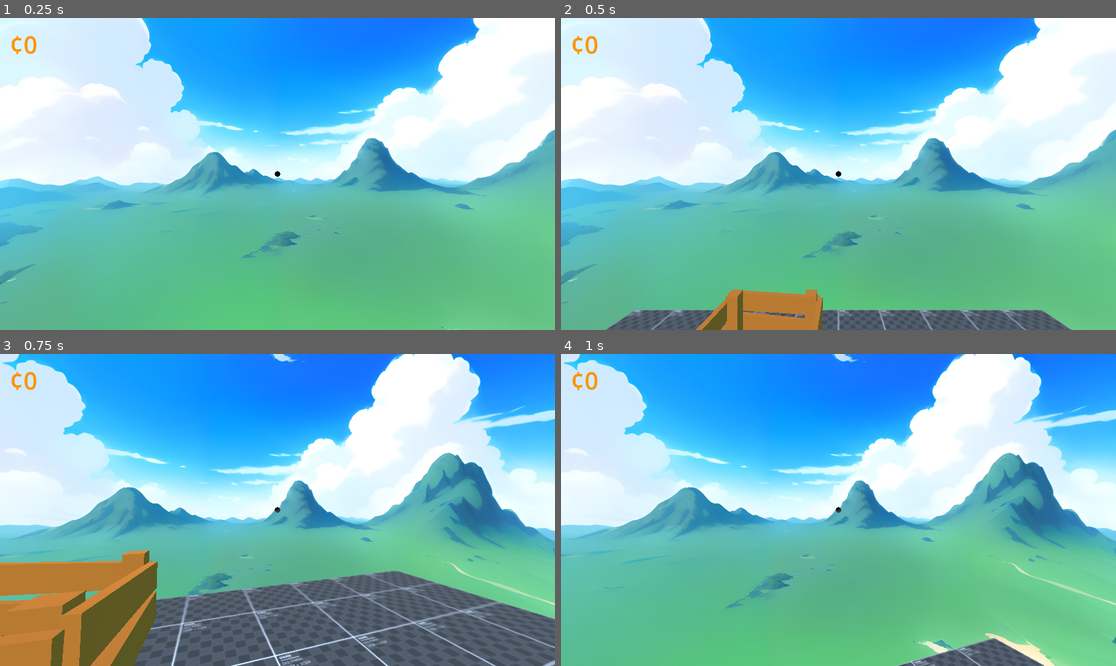
Above: before the commit, frames 1-4 (two rows, left to right).
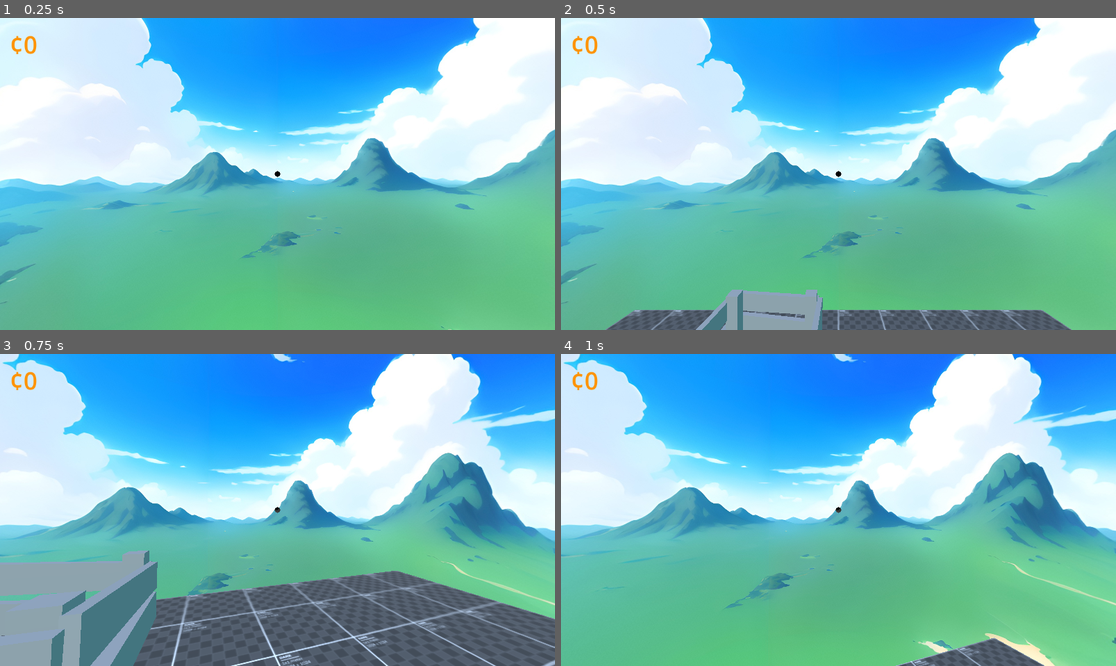
Above: after the commit, the same moments.

Repository: dairycultist/New-Hand-in-Mootown
Game: Godot game, scene res://world.tscn
Two runs of this game, one before a commit and one after it. Both use one fixed random seed, a clock stepped at 60 frames per second and the inputs below.
Inputs (mouse positions are in pixels of both pictures, inside the frame that each line leads up to):
- Up to frame 1 (0.25 s): no input
- Up to frame 2 (0.5 s): no input
- Up to frame 3 (0.75 s): tap Enter (ui_accept) at 0.5 s; move the mouse to (305, 510) at 0.52 s; hold W (walk_up) from 0.53 s (still down); hold E (interact) from 0.53 s (still down)
- Up to frame 4 (1 s): keep holding W (walk_up); keep holding E (interact); tap Enter (ui_accept) at 0.77 s

Frame 1 is identical in both runs. In frame 2, 2.3% of the frame differs, in the area x 24-48%, y 87-100%; in frame 3, 9.1%, in the area x 0-29%, y 63-100%; in frame 4, nothing differs.

Commit message:
Improve sound system, refactor

Diff:
--- /dev/null
+++ b/global/global_sound.gd
@@ -0,0 +1,13 @@
+extends Node
+
+var source: AudioStreamPlayer3D
+
+func _ready() -> void:
+
+	source = AudioStreamPlayer3D.new()
+	get_node("/root/World").add_child(source)
+
+func play(sound: AudioStreamWAV):
+
+	source.stream = sound
+	source.play()
--- /dev/null
+++ b/objects/pickup/crop/carrot.tscn
@@ -0,0 +1,30 @@
+[gd_scene load_steps=7 format=3 uid="uid://c3c8pnec01dt6"]
+
+[ext_resource type="Script" uid="uid://bc0j3l3ud1ale" path="res://objects/pickup/crop/pickup_crop.gd" id="1_44d0k"]
+[ext_resource type="ArrayMesh" uid="uid://ql0sbsn0mrrv" path="res://objects/pickup/crop/carrot.obj" id="2_pob7t"]
+[ext_resource type="Shader" uid="uid://yjfc01aniw5w" path="res://objects/pickup/crop/crop.gdshader" id="3_08lrh"]
+[ext_resource type="Texture2D" uid="uid://cgti3bstqph40" path="res://objects/pickup/crop/carrot.png" id="4_0dqjg"]
+
+[sub_resource type="ShaderMaterial" id="ShaderMaterial_08lrh"]
+render_priority = 0
+shader = ExtResource("3_08lrh")
+shader_parameter/tex = ExtResource("4_0dqjg")
+shader_parameter/growth = 1.0
+
+[sub_resource type="CapsuleShape3D" id="CapsuleShape3D_pkg7o"]
+radius = 0.190966
+height = 0.634398
+
+[node name="Carrot" type="RigidBody3D"]
+script = ExtResource("1_44d0k")
+money_worth = 6
+
+[node name="Mesh" type="MeshInstance3D" parent="."]
+transform = Transform3D(0.2, 0, 0, 0, 0.2, 0, 0, 0, 0.2, 0, 0, 0)
+mesh = ExtResource("2_pob7t")
+skeleton = NodePath("../..")
+surface_material_override/0 = SubResource("ShaderMaterial_08lrh")
+
+[node name="Collider" type="CollisionShape3D" parent="."]
+transform = Transform3D(1, 0, 0, 0, 1, 0, 0, 0, 1, 0, -0.24606, 0)
+shape = SubResource("CapsuleShape3D_pkg7o")
--- a/pickup/crop/pickup_crop.gd
+++ b/objects/pickup/crop/pickup_crop.gd
@@ -1,4 +1,8 @@
-extends "res://pickup/pickup_object.gd"
+extends "res://objects/pickup/pickup_object.gd"
+
+var SOUND_PLANT = preload("res://objects/pickup/crop/plant_crop.wav")
+var SOUND_HARVEST = preload("res://objects/pickup/crop/harvest_crop.wav")
+var SOUND_SELL = preload("res://objects/pickup/crop/sell_crop.wav")
 
 @export var money_worth: int = 1
 
@@ -9,7 +13,7 @@
 # also probably an "initialize_as_pickup"
 func initialize_as_planted():
 
-	$PlantCropSound.play()
+	GlobalSound.play(SOUND_PLANT)
 
 	position = Vector3.ZERO
 
@@ -66,13 +70,13 @@
 		set_locked(false)
 		position.y += 0.5 # move out a bit so we don't get stuck in the ground
 		reparent(get_node("/root/World")) # un-parent from DirtPatch we're planted in
-		$UnearthCropSound.play() # play a pop sound
+		GlobalSound.play(SOUND_HARVEST) # play a pop sound
 		# spawn some dirt particles
 
 func on_bump(bumpee: Node3D):
 
 	if bumpee.is_in_group("SellBox"):
 
-		$SellCropSound.play()
+		GlobalSound.play(SOUND_SELL)
 		GlobalData.attempt_change_money_by(money_worth)
 		queue_free()
--- /dev/null
+++ b/objects/pickup/seeds/carrot_seeds.tscn
@@ -0,0 +1,28 @@
+[gd_scene load_steps=7 format=3 uid="uid://d2ir544nj1vfy"]
+
+[ext_resource type="Script" uid="uid://djqu4u5qd26wd" path="res://objects/pickup/seeds/pickup_seeds.gd" id="1_yit3m"]
+[ext_resource type="PackedScene" uid="uid://c3c8pnec01dt6" path="res://objects/pickup/crop/carrot.tscn" id="2_xxocj"]
+[ext_resource type="ArrayMesh" uid="uid://c7rhy02thfxhn" path="res://objects/pickup/seeds/carrot_seeds.obj" id="3_43kpr"]
+[ext_resource type="Texture2D" uid="uid://dc2kss46qjvhv" path="res://objects/pickup/seeds/carrot_seeds.png" id="4_m8v3o"]
+
+[sub_resource type="StandardMaterial3D" id="StandardMaterial3D_wse8f"]
+albedo_texture = ExtResource("4_m8v3o")
+metallic_specular = 0.0
+
+[sub_resource type="BoxShape3D" id="BoxShape3D_pkg7o"]
+size = Vector3(0.42, 0.705, 0.6)
+
+[node name="CarrotSeeds" type="RigidBody3D"]
+script = ExtResource("1_yit3m")
+crop = ExtResource("2_xxocj")
+seed_name = "Carrot Seeds"
+
+[node name="Mesh" type="MeshInstance3D" parent="."]
+transform = Transform3D(1, 0, 0, 0, 1, 0, 0, 0, 1, 0, -0.3, 0)
+mesh = ExtResource("3_43kpr")
+skeleton = NodePath("../..")
+surface_material_override/0 = SubResource("StandardMaterial3D_wse8f")
+
+[node name="Collider" type="CollisionShape3D" parent="."]
+transform = Transform3D(1, 0, 0, 0, 1, 0, 0, 0, 1, 0, 0.0525879, 0)
+shape = SubResource("BoxShape3D_pkg7o")
--- a/pickup/seeds/pickup_seeds.gd
+++ b/objects/pickup/seeds/pickup_seeds.gd
@@ -1,4 +1,4 @@
-extends "res://pickup/pickup_object.gd"
+extends "res://objects/pickup/pickup_object.gd"
 
 @export var crop: PackedScene
 @export var seed_name: String = "Seeds"
--- a/seed_plot.tscn
+++ b/objects/static/seed_plot.tscn
@@ -1,6 +1,6 @@
 [gd_scene load_steps=3 format=3 uid="uid://wqqdplkvrx2k"]
 
-[ext_resource type="ArrayMesh" uid="uid://eig02etgobip" path="res://garden_plot.obj" id="1_671cu"]
+[ext_resource type="ArrayMesh" uid="uid://eig02etgobip" path="res://objects/static/seed_plot.obj" id="1_671cu"]
 
 [sub_resource type="BoxShape3D" id="BoxShape3D_gbfbk"]
 size = Vector3(1.21, 0.493, 1.19)
--- /dev/null
+++ b/objects/static/sell_box.tscn
@@ -0,0 +1,39 @@
+[gd_scene load_steps=5 format=3 uid="uid://nmq6pcw2eklr"]
+
+[ext_resource type="ArrayMesh" uid="uid://ck6428sdf00wo" path="res://objects/static/sell_box.obj" id="1_rbp4k"]
+
+[sub_resource type="BoxShape3D" id="BoxShape3D_ioo17"]
+size = Vector3(1.90405, 0.979858, 0.325684)
+
+[sub_resource type="BoxShape3D" id="BoxShape3D_wse8f"]
+size = Vector3(0.326, 0.98, 1.904)
+
+[sub_resource type="BoxShape3D" id="BoxShape3D_ic0uy"]
+size = Vector3(1.5, 1, 1.5)
+
+[node name="SellBox" type="StaticBody3D"]
+
+[node name="Mesh" type="MeshInstance3D" parent="."]
+mesh = ExtResource("1_rbp4k")
+skeleton = NodePath("../..")
+
+[node name="Coll1" type="CollisionShape3D" parent="."]
+transform = Transform3D(1, 0, 0, 0, 1, 0, 0, 0, 1, 0, 0.5, 0.81)
+shape = SubResource("BoxShape3D_ioo17")
+
+[node name="Coll2" type="CollisionShape3D" parent="."]
+transform = Transform3D(1, 0, 0, 0, 1, 0, 0, 0, 1, 0, 0.5, -0.78)
+shape = SubResource("BoxShape3D_ioo17")
+
+[node name="Coll3" type="CollisionShape3D" parent="."]
+transform = Transform3D(1, 0, 0, 0, 1, 0, 0, 0, 1, -0.78, 0.5, 0)
+shape = SubResource("BoxShape3D_wse8f")
+
+[node name="Coll4" type="CollisionShape3D" parent="."]
+transform = Transform3D(1, 0, 0, 0, 1, 0, 0, 0, 1, 0.79, 0.5, 0)
+shape = SubResource("BoxShape3D_wse8f")
+
+[node name="SellRegion" type="StaticBody3D" parent="." groups=["SellBox"]]
+
+[node name="Collider" type="CollisionShape3D" parent="SellRegion"]
+shape = SubResource("BoxShape3D_ic0uy")
--- a/pickup/crop/carrot.tscn
+++ /dev/null
@@ -1,42 +0,0 @@
-[gd_scene load_steps=10 format=3 uid="uid://c3c8pnec01dt6"]
-
-[ext_resource type="Script" uid="uid://bc0j3l3ud1ale" path="res://pickup/crop/pickup_crop.gd" id="1_44d0k"]
-[ext_resource type="ArrayMesh" uid="uid://ql0sbsn0mrrv" path="res://pickup/crop/carrot.obj" id="2_pob7t"]
-[ext_resource type="Shader" uid="uid://yjfc01aniw5w" path="res://pickup/crop/crop.gdshader" id="3_08lrh"]
-[ext_resource type="Texture2D" uid="uid://cgti3bstqph40" path="res://pickup/crop/carrot.png" id="4_0dqjg"]
-[ext_resource type="AudioStream" uid="uid://dtcue513udfmc" path="res://pickup/crop/unearth_crop.wav" id="5_wf4x8"]
-[ext_resource type="AudioStream" uid="uid://jqambjpetihp" path="res://pickup/crop/plant_crop.wav" id="6_pwwl2"]
-[ext_resource type="AudioStream" uid="uid://bv30y6oi4ngym" path="res://pickup/crop/sell_crop.wav" id="7_xs717"]
-
-[sub_resource type="ShaderMaterial" id="ShaderMaterial_08lrh"]
-render_priority = 0
-shader = ExtResource("3_08lrh")
-shader_parameter/tex = ExtResource("4_0dqjg")
-shader_parameter/growth = 1.0
-
-[sub_resource type="CapsuleShape3D" id="CapsuleShape3D_pkg7o"]
-radius = 0.190966
-height = 0.634398
-
-[node name="Carrot" type="RigidBody3D"]
-script = ExtResource("1_44d0k")
-money_worth = 6
-
-[node name="Mesh" type="MeshInstance3D" parent="."]
-transform = Transform3D(0.2, 0, 0, 0, 0.2, 0, 0, 0, 0.2, 0, 0, 0)
-mesh = ExtResource("2_pob7t")
-skeleton = NodePath("../..")
-surface_material_override/0 = SubResource("ShaderMaterial_08lrh")
-
-[node name="Collider" type="CollisionShape3D" parent="."]
-transform = Transform3D(1, 0, 0, 0, 1, 0, 0, 0, 1, 0, -0.24606, 0)
-shape = SubResource("CapsuleShape3D_pkg7o")
-
-[node name="UnearthCropSound" type="AudioStreamPlayer3D" parent="."]
-stream = ExtResource("5_wf4x8")
-
-[node name="PlantCropSound" type="AudioStreamPlayer3D" parent="."]
-stream = ExtResource("6_pwwl2")
-
-[node name="SellCropSound" type="AudioStreamPlayer3D" parent="."]
-stream = ExtResource("7_xs717")
--- a/project.godot
+++ b/project.godot
@@ -17,7 +17,8 @@
 
 [autoload]
 
-GlobalData="*res://global_data.gd"
+GlobalData="*res://global/global_data.gd"
+GlobalSound="*res://global/global_sound.gd"
 
 [input]
 
--- a/world.tscn
+++ b/world.tscn
@@ -1,14 +1,11 @@
-[gd_scene load_steps=21 format=3 uid="uid://ids5d4hu0cvp"]
+[gd_scene load_steps=13 format=3 uid="uid://ids5d4hu0cvp"]
 
 [ext_resource type="PackedScene" uid="uid://d3hlmqpkk3nid" path="res://player/player.tscn" id="1_pkg7o"]
 [ext_resource type="Material" uid="uid://qlv7l76vqd6d" path="res://debug.tres" id="3_gbfbk"]
-[ext_resource type="PackedScene" uid="uid://wqqdplkvrx2k" path="res://seed_plot.tscn" id="4_gbfbk"]
+[ext_resource type="PackedScene" uid="uid://wqqdplkvrx2k" path="res://objects/static/seed_plot.tscn" id="4_gbfbk"]
 [ext_resource type="Texture2D" uid="uid://b66rif0rccsgv" path="res://clouds_anime_6k.jpg" id="5_036b0"]
-[ext_resource type="PackedScene" uid="uid://c3c8pnec01dt6" path="res://pickup/crop/carrot.tscn" id="5_dwbse"]
-[ext_resource type="Script" uid="uid://djqu4u5qd26wd" path="res://pickup/seeds/pickup_seeds.gd" id="6_gbfbk"]
-[ext_resource type="ArrayMesh" uid="uid://c7rhy02thfxhn" path="res://pickup/seeds/carrot_seeds.obj" id="7_gbfbk"]
-[ext_resource type="Texture2D" uid="uid://dc2kss46qjvhv" path="res://pickup/seeds/carrot_seeds.png" id="8_ioo17"]
-[ext_resource type="ArrayMesh" uid="uid://ck6428sdf00wo" path="res://sell_box.obj" id="9_ioo17"]
+[ext_resource type="PackedScene" uid="uid://d2ir544nj1vfy" path="res://objects/pickup/seeds/carrot_seeds.tscn" id="5_dwbse"]
+[ext_resource type="PackedScene" uid="uid://nmq6pcw2eklr" path="res://objects/static/sell_box.tscn" id="6_pkg7o"]
 
 [sub_resource type="PanoramaSkyMaterial" id="PanoramaSkyMaterial_dwbse"]
 panorama = ExtResource("5_036b0")
@@ -20,40 +17,33 @@
 background_mode = 2
 sky = SubResource("Sky_pkg7o")
 
+[sub_resource type="Theme" id="Theme_dwbse"]
+default_font_size = 50
+
 [sub_resource type="PlaneMesh" id="PlaneMesh_aqk2v"]
 size = Vector2(10, 10)
 
 [sub_resource type="WorldBoundaryShape3D" id="WorldBoundaryShape3D_036b0"]
 
-[sub_resource type="Theme" id="Theme_dwbse"]
-default_font_size = 50
-
-[sub_resource type="StandardMaterial3D" id="StandardMaterial3D_wse8f"]
-albedo_texture = ExtResource("8_ioo17")
-metallic_specular = 0.0
-
-[sub_resource type="BoxShape3D" id="BoxShape3D_pkg7o"]
-size = Vector3(0.42, 0.705, 0.6)
-
-[sub_resource type="BoxShape3D" id="BoxShape3D_ioo17"]
-size = Vector3(1.90405, 0.979858, 0.325684)
-
-[sub_resource type="BoxShape3D" id="BoxShape3D_wse8f"]
-size = Vector3(0.326, 0.98, 1.904)
-
-[sub_resource type="BoxShape3D" id="BoxShape3D_ic0uy"]
-size = Vector3(1.5, 1, 1.5)
-
 [node name="World" type="Node3D"]
-
-[node name="Player" parent="." instance=ExtResource("1_pkg7o")]
-transform = Transform3D(1, 0, 0, 0, 1, 0, 0, 0, 1, 0, 5, 0)
 
 [node name="Sun" type="DirectionalLight3D" parent="."]
 transform = Transform3D(1, 0, 0, 0, 0.707107, 0.707107, 0, -0.707107, 0.707107, 0, 0, 0)
 
 [node name="WorldEnvironment" type="WorldEnvironment" parent="."]
 environment = SubResource("Environment_gbfbk")
+
+[node name="MoneyDisplay" type="RichTextLabel" parent="."]
+offset_left = 20.0
+offset_top = 20.0
+offset_right = 255.0
+offset_bottom = 92.0
+theme = SubResource("Theme_dwbse")
+theme_override_colors/default_color = Color(0.993713, 0.576362, 0, 1)
+text = "¢0"
+
+[node name="Player" parent="." instance=ExtResource("1_pkg7o")]
+transform = Transform3D(1, 0, 0, 0, 1, 0, 0, 0, 1, 0, 5, 0)
 
 [node name="Ground" type="StaticBody3D" parent="."]
 
@@ -67,55 +57,8 @@
 [node name="SeedPlot" parent="." instance=ExtResource("4_gbfbk")]
 transform = Transform3D(1, 0, 0, 0, 1, 0, 0, 0, 1, -2.43746, 0.0990771, 3.05075)
 
-[node name="MoneyDisplay" type="RichTextLabel" parent="."]
-offset_left = 20.0
-offset_top = 20.0
-offset_right = 255.0
-offset_bottom = 92.0
-theme = SubResource("Theme_dwbse")
-theme_override_colors/default_color = Color(0.993713, 0.576362, 0, 1)
-text = "¢0"
+[node name="CarrotSeeds" parent="." instance=ExtResource("5_dwbse")]
+transform = Transform3D(1, 0, 0, 0, 1, 0, 0, 0, 1, -2.22516, 1.23995, 1.01106)
 
-[node name="CarrotSeeds" type="RigidBody3D" parent="."]
-transform = Transform3D(1, 0, 0, 0, 1, 0, 0, 0, 1, -2.22516, 1.23995, 1.01106)
-script = ExtResource("6_gbfbk")
-crop = ExtResource("5_dwbse")
-seed_name = "Carrot Seeds"
-
-[node name="Mesh" type="MeshInstance3D" parent="CarrotSeeds"]
-transform = Transform3D(1, 0, 0, 0, 1, 0, 0, 0, 1, 0, -0.3, 0)
-mesh = ExtResource("7_gbfbk")
-skeleton = NodePath("../..")
-surface_material_override/0 = SubResource("StandardMaterial3D_wse8f")
-
-[node name="Collider" type="CollisionShape3D" parent="CarrotSeeds"]
-transform = Transform3D(1, 0, 0, 0, 1, 0, 0, 0, 1, 0, 0.0525879, 0)
-shape = SubResource("BoxShape3D_pkg7o")
-
-[node name="SellBox" type="StaticBody3D" parent="."]
+[node name="SellBox" parent="." instance=ExtResource("6_pkg7o")]
 transform = Transform3D(1, 0, 0, 0, 1, 0, 0, 0, 1, -1.28462, -2.38419e-07, -3.23954)
-
-[node name="Mesh" type="MeshInstance3D" parent="SellBox"]
-mesh = ExtResource("9_ioo17")
-skeleton = NodePath("../..")
-
-[node name="Coll1" type="CollisionShape3D" parent="SellBox"]
-transform = Transform3D(1, 0, 0, 0, 1, 0, 0, 0, 1, 0, 0.5, 0.81)
-shape = SubResource("BoxShape3D_ioo17")
-
-[node name="Coll2" type="CollisionShape3D" parent="SellBox"]
-transform = Transform3D(1, 0, 0, 0, 1, 0, 0, 0, 1, 0, 0.5, -0.78)
-shape = SubResource("BoxShape3D_ioo17")
-
-[node name="Coll3" type="CollisionShape3D" parent="SellBox"]
-transform = Transform3D(1, 0, 0, 0, 1, 0, 0, 0, 1, -0.78, 0.5, 0)
-shape = SubResource("BoxShape3D_wse8f")
-
-[node name="Coll4" type="CollisionShape3D" parent="SellBox"]
-transform = Transform3D(1, 0, 0, 0, 1, 0, 0, 0, 1, 0.79, 0.5, 0)
-shape = SubResource("BoxShape3D_wse8f")
-
-[node name="SellRegion" type="StaticBody3D" parent="SellBox" groups=["SellBox"]]
-
-[node name="Collider" type="CollisionShape3D" parent="SellBox/SellRegion"]
-shape = SubResource("BoxShape3D_ic0uy")
Not shown, removed: garden_plot.obj.import
Renamed: global_data.gd -> global/global_data.gd
Renamed: global_data.gd.uid -> global/global_data.gd.uid
Not shown, added: global/global_sound.gd.uid
Renamed: pickup/crop/carrot.mtl -> objects/pickup/crop/carrot.mtl
Renamed: pickup/crop/carrot.obj -> objects/pickup/crop/carrot.obj
Not shown, added: objects/pickup/crop/carrot.obj.import
Renamed: pickup/crop/carrot.png -> objects/pickup/crop/carrot.png
Not shown, changed: objects/pickup/crop/carrot.png.import
Renamed: pickup/crop/crop.gdshader -> objects/pickup/crop/crop.gdshader
Renamed: pickup/crop/crop.gdshader.uid -> objects/pickup/crop/crop.gdshader.uid
Renamed: pickup/crop/dirt_patch.mtl -> objects/pickup/crop/dirt_patch.mtl
(and 22 more such lines)
